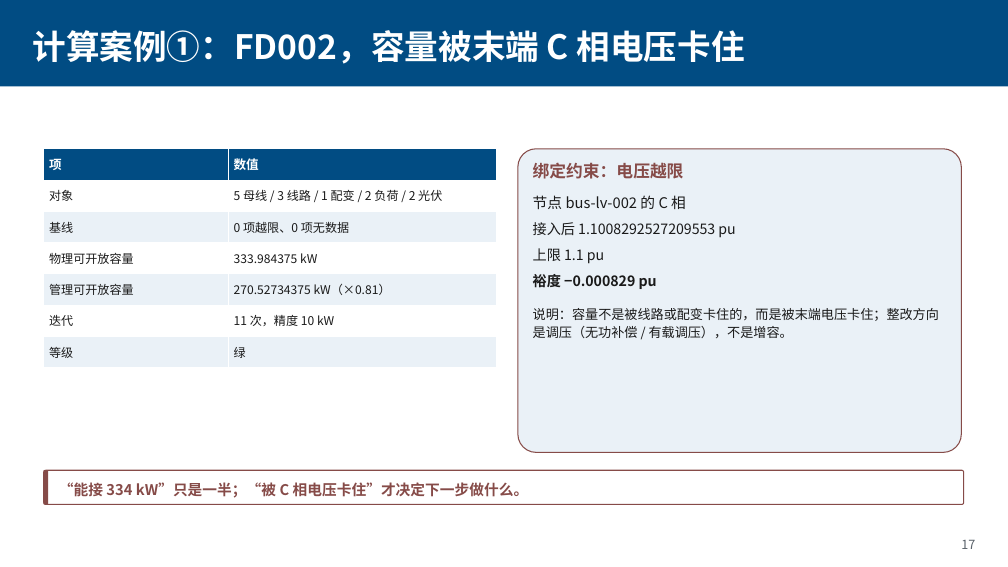
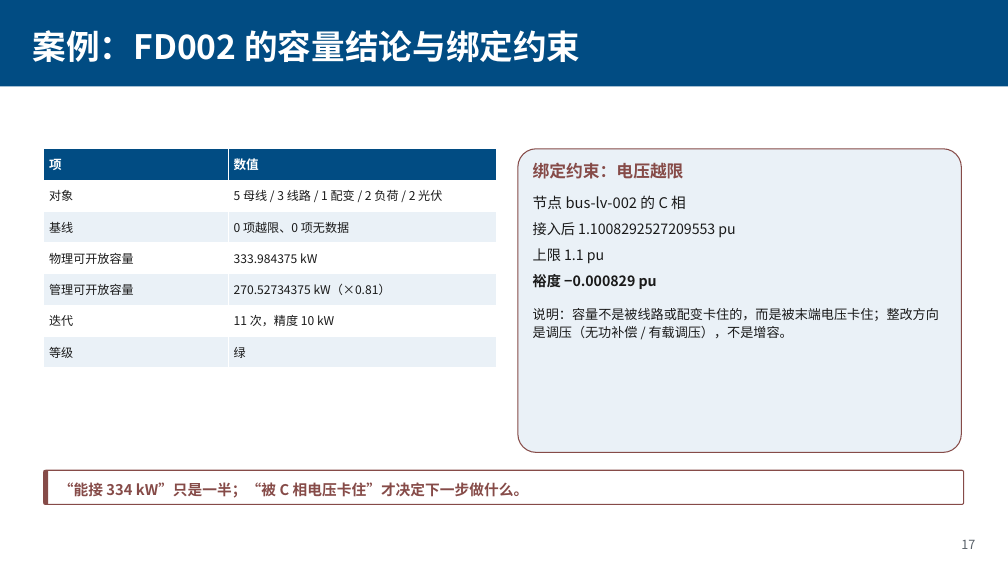
Before and after one commit to Coba1t-4U/hc-capacity-agent, a slide deck: slide 17 of docs/配网承载力智能体.pptx. Drawn at 1008x567 pixels with LibreOffice and Linux fonts; fonts in the diff are those of the drawing. Boxes give left, top, right and bottom in pixels: in the first picture for what was removed or moved away, otherwise in the second. Text is boxed around its words. In the diff, an @@ line names an element or a change of style, - is before the commit and + after.

Commit message:
PPT 逐页题头对齐模板：业务痛点①②、平台定位、执行链路、关键技术、产品界面、案例、提升效率、应用边界、结论

```diff
--- a/docs/配网承载力智能体.pptx
+++ b/docs/配网承载力智能体.pptx
@@ text at [32,30,580,62]: text changed @@
-计算案例①：FD002，容量被末端 C 相电压卡住
+案例：FD002 的容量结论与绑定约束
```
Also in this commit, not shown: 21 other slides changed, 1 other file.
